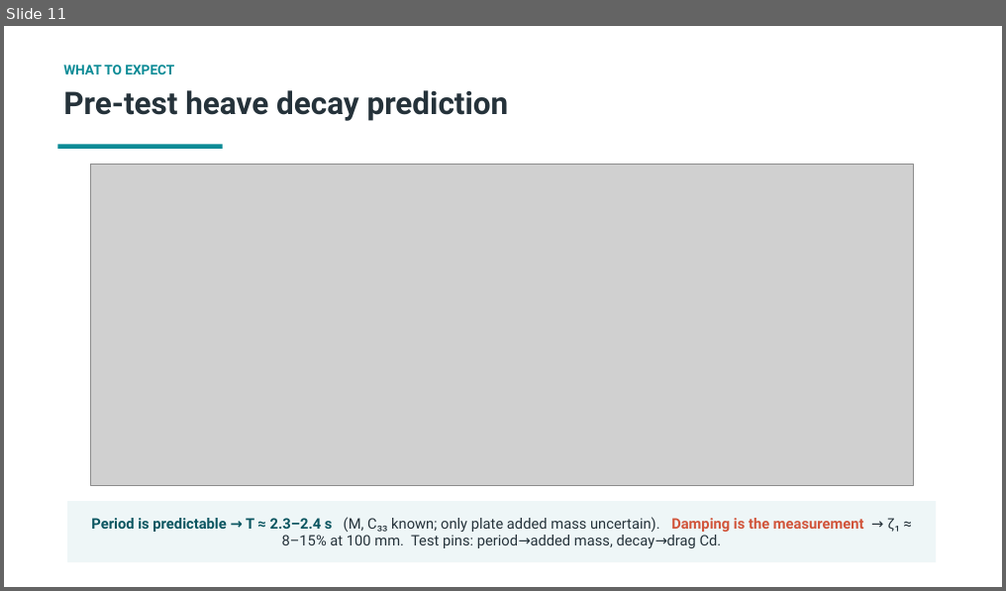
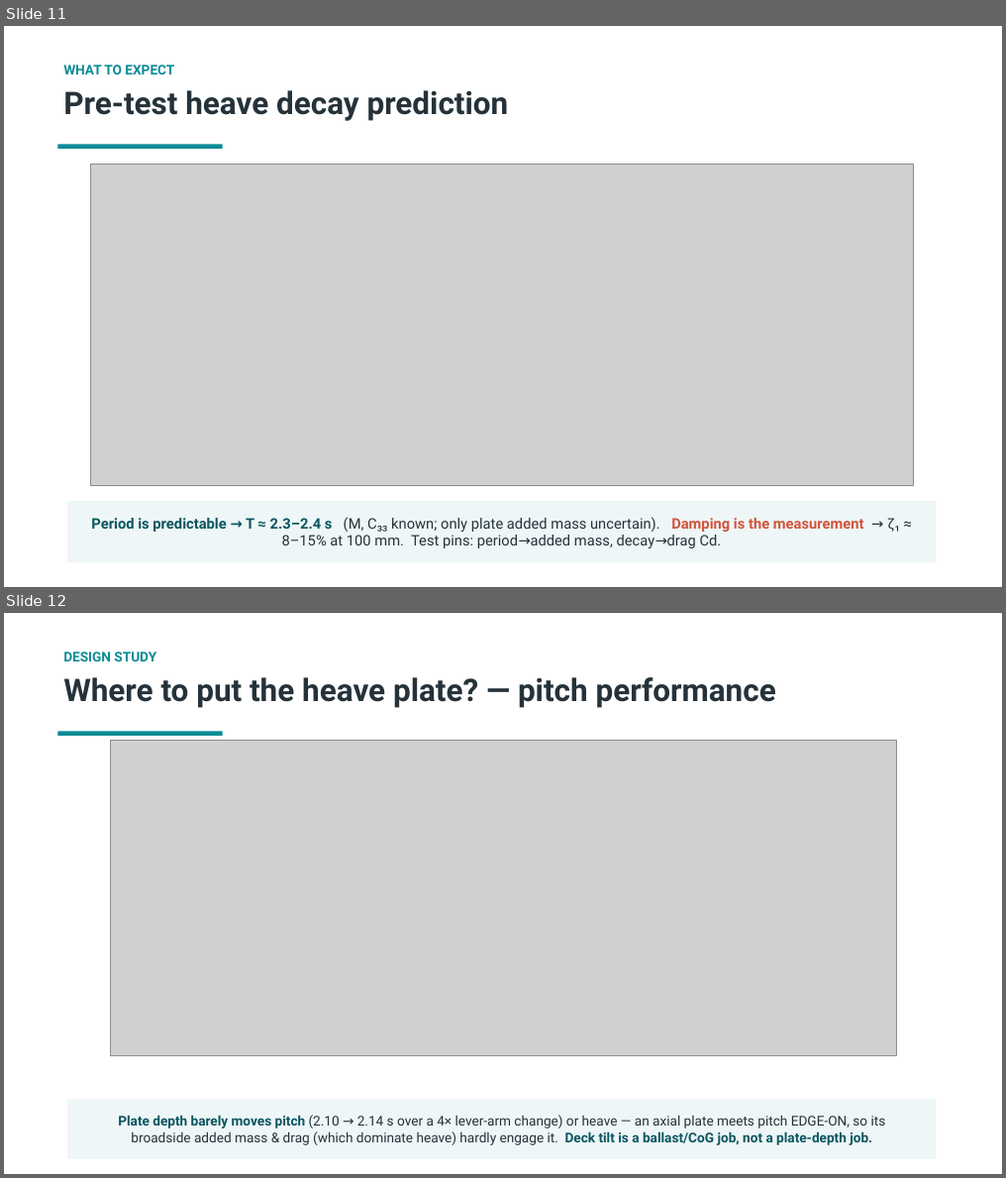
Before and after one commit to xabi80/HSP, a slide deck: studies/osu-test-buoy/Capytaine_analysis_OSU_buoy.pptx. Shown one above the other, each under a label of ours: slide 11 before the commit, slides 11 and 12 after it. The pictures are 1006x591 and 1006x1178 pixels, drawn with LibreOffice and Linux fonts; fonts in the diff are those of the drawing; grey boxes stand for pictures. Boxes give left, top, right and bottom in pixels: in the first picture for what was removed or moved away, otherwise in the second. Text is boxed around its words. In the diff, an @@ line names an element or a change of style, - is before the commit and + after.

```diff
--- a/studies/osu-test-buoy/Capytaine_analysis_OSU_buoy.pptx
+++ b/studies/osu-test-buoy/Capytaine_analysis_OSU_buoy.pptx
@@ slide 12 added at (x1=4, y1=613, x2=1002, y2=1174), background #FFFFFF @@
@@ text added at (x1=63, y1=652, x2=156, y2=662), 13 pt, text #0C8B96, bold @@
+DESIGN STUDY
@@ text added at (x1=63, y1=677, x2=776, y2=708), 30 pt, text #25323A, bold @@
+Where to put the heave plate? — pitch performance
@@ rectangle added at (x1=57, y1=731, x2=223, y2=736), fill #0C8B96 @@
@@ picture added at (x1=110, y1=741, x2=896, y2=1057) @@
@@ rectangle added at (x1=67, y1=1100, x2=936, y2=1159), fill #EEF6F7 @@
@@ text added at (x1=118, y1=1115, x2=886, y2=1146), 13 pt, text #25323A @@
+Plate depth barely moves pitch (2.10 → 2.14 s over a 4× lever-arm change) or heave — an axial plate meets pitch EDGE-ON, so its broadside added mass & drag (which dominate heave) hardly engage it. Deck tilt is a ballast/CoG job, not a plate-depth job.
```
Also in this commit, not shown: 2 other slides added, 1 other file.
